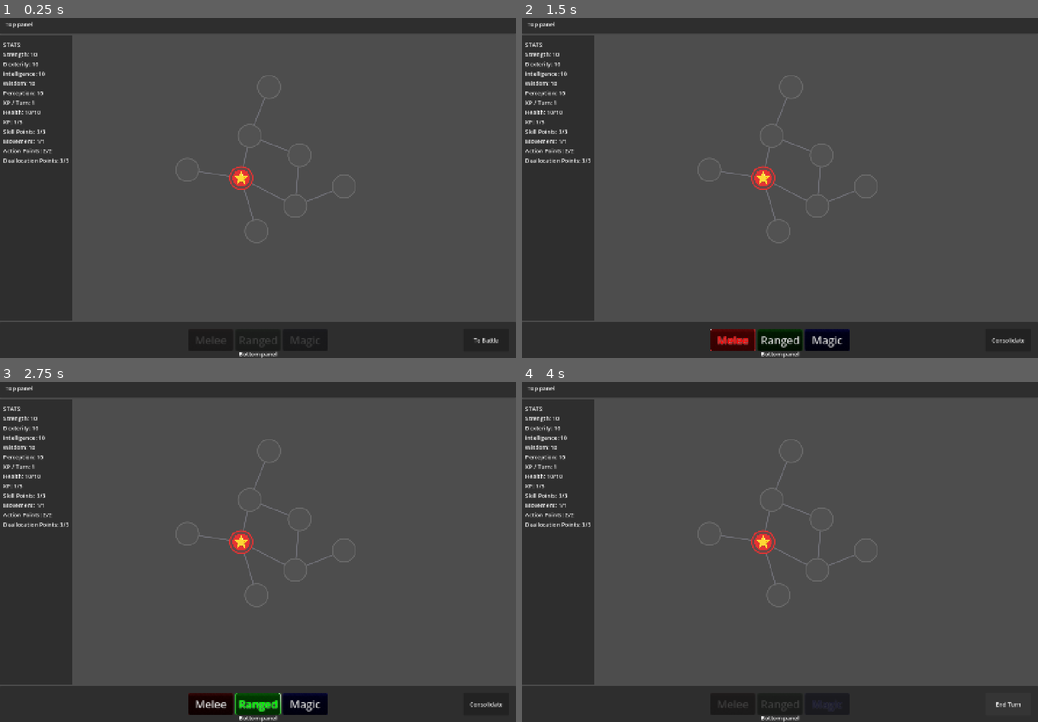
Above: before the commit, frames 1-4 (two rows, left to right).
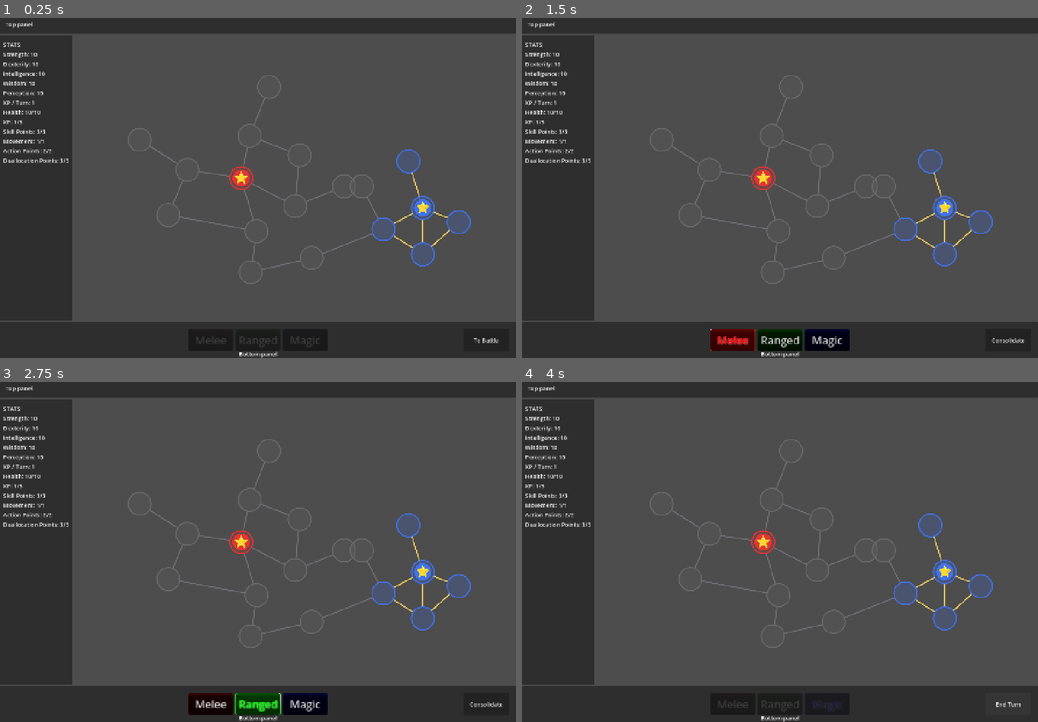
Above: after the commit, the same moments.

Repository: Koaieus/skill-tree-of-life
Game: Godot game, scene res://scenes/dev_sandbox.tscn
Same seed, same stepped clock (60 frames per second), same inputs: the game is played once before the commit and once after it.
Inputs:
- Up to frame 1 (0.25 s): no input
- Up to frame 2 (1.5 s): click "To Battle" at 0.5 s; click "Melee" at 1.25 s
- Up to frame 3 (2.75 s): click "Ranged" at 2 s
- Up to frame 4 (4 s): click "Magic" at 2.75 s; click "Consolidate" at 3.5 s

The runs differ from the first frame. In frame 1, 1.8% of the frame differs, in the area x 24-92%, y 32-79%; in frame 2, 1.8%; in frame 3, 1.8%; in frame 4, 1.8%.

Commit message:
chore(sandbox): expand dev playground with enemy territory
Adds a Blue Enemy entity (no stat board — sits as a target) owning a
5-node cluster (Enemy_Core + N/E/S/W), plus a bridge zone of unallocated
nodes (Bridge_E, Bridge_S) connecting it to the player's frontier via
Right_Out and Down_Out. Three more unallocated outliers (Left_Out, SW,
Down_Out) round out the player-side territory for allocation testing.

Geometry stays within the 1440x960 viewport.

Diff:
--- a/scenes/dev_sandbox.tscn
+++ b/scenes/dev_sandbox.tscn
@@ -296,6 +296,11 @@
 stat_board = SubResource("Resource_umwfs")
 core_location = NodePath("../../Nodes/Core")
 
+[node name="Enemy" parent="Graph/Entities" unique_id=8800001 node_paths=PackedStringArray("core_location") instance=ExtResource("10_entity")]
+display_name = "Blue Enemy"
+color = Color(0.25, 0.45, 0.95, 1)
+core_location = NodePath("../../Nodes/Enemy_Core")
+
 [node name="Edges" type="Node2D" parent="Graph" unique_id=97374127]
 
 [node name="Edge_Core_Up" type="Node2D" parent="Graph/Edges" unique_id=709243764 node_paths=PackedStringArray("from", "to")]
@@ -337,6 +342,76 @@
 script = ExtResource("4_edge")
 from = NodePath("../../Nodes/Right")
 to = NodePath("../../Nodes/Right_Out")
+
+[node name="Edge_Down_DownOut" type="Node2D" parent="Graph/Edges" unique_id=8800101 node_paths=PackedStringArray("from", "to")]
+script = ExtResource("4_edge")
+from = NodePath("../../Nodes/Down")
+to = NodePath("../../Nodes/Down_Out")
+
+[node name="Edge_Left_LeftOut" type="Node2D" parent="Graph/Edges" unique_id=8800102 node_paths=PackedStringArray("from", "to")]
+script = ExtResource("4_edge")
+from = NodePath("../../Nodes/Left")
+to = NodePath("../../Nodes/Left_Out")
+
+[node name="Edge_Left_SW" type="Node2D" parent="Graph/Edges" unique_id=8800103 node_paths=PackedStringArray("from", "to")]
+script = ExtResource("4_edge")
+from = NodePath("../../Nodes/Left")
+to = NodePath("../../Nodes/SW")
+
+[node name="Edge_Down_SW" type="Node2D" parent="Graph/Edges" unique_id=8800104 node_paths=PackedStringArray("from", "to")]
+script = ExtResource("4_edge")
+from = NodePath("../../Nodes/Down")
+to = NodePath("../../Nodes/SW")
+
+[node name="Edge_RightOut_BridgeE" type="Node2D" parent="Graph/Edges" unique_id=8800105 node_paths=PackedStringArray("from", "to")]
+script = ExtResource("4_edge")
+from = NodePath("../../Nodes/Right_Out")
+to = NodePath("../../Nodes/Bridge_E")
+
+[node name="Edge_DownOut_BridgeS" type="Node2D" parent="Graph/Edges" unique_id=8800106 node_paths=PackedStringArray("from", "to")]
+script = ExtResource("4_edge")
+from = NodePath("../../Nodes/Down_Out")
+to = NodePath("../../Nodes/Bridge_S")
+
+[node name="Edge_BridgeE_EnemyW" type="Node2D" parent="Graph/Edges" unique_id=8800107 node_paths=PackedStringArray("from", "to")]
+script = ExtResource("4_edge")
+from = NodePath("../../Nodes/Bridge_E")
+to = NodePath("../../Nodes/Enemy_W")
+
+[node name="Edge_BridgeS_EnemyW" type="Node2D" parent="Graph/Edges" unique_id=8800108 node_paths=PackedStringArray("from", "to")]
+script = ExtResource("4_edge")
+from = NodePath("../../Nodes/Bridge_S")
+to = NodePath("../../Nodes/Enemy_W")
+
+[node name="Edge_EnemyCore_EnemyN" type="Node2D" parent="Graph/Edges" unique_id=8800109 node_paths=PackedStringArray("from", "to")]
+script = ExtResource("4_edge")
+from = NodePath("../../Nodes/Enemy_Core")
+to = NodePath("../../Nodes/Enemy_N")
+
+[node name="Edge_EnemyCore_EnemyE" type="Node2D" parent="Graph/Edges" unique_id=8800110 node_paths=PackedStringArray("from", "to")]
+script = ExtResource("4_edge")
+from = NodePath("../../Nodes/Enemy_Core")
+to = NodePath("../../Nodes/Enemy_E")
+
+[node name="Edge_EnemyCore_EnemyS" type="Node2D" parent="Graph/Edges" unique_id=8800111 node_paths=PackedStringArray("from", "to")]
+script = ExtResource("4_edge")
+from = NodePath("../../Nodes/Enemy_Core")
+to = NodePath("../../Nodes/Enemy_S")
+
+[node name="Edge_EnemyCore_EnemyW" type="Node2D" parent="Graph/Edges" unique_id=8800112 node_paths=PackedStringArray("from", "to")]
+script = ExtResource("4_edge")
+from = NodePath("../../Nodes/Enemy_Core")
+to = NodePath("../../Nodes/Enemy_W")
+
+[node name="Edge_EnemyS_EnemyE" type="Node2D" parent="Graph/Edges" unique_id=8800113 node_paths=PackedStringArray("from", "to")]
+script = ExtResource("4_edge")
+from = NodePath("../../Nodes/Enemy_S")
+to = NodePath("../../Nodes/Enemy_E")
+
+[node name="Edge_EnemyS_EnemyW" type="Node2D" parent="Graph/Edges" unique_id=8800114 node_paths=PackedStringArray("from", "to")]
+script = ExtResource("4_edge")
+from = NodePath("../../Nodes/Enemy_S")
+to = NodePath("../../Nodes/Enemy_W")
 
 [node name="Nodes" type="Node2D" parent="Graph" unique_id=1697871484]
 
@@ -372,6 +447,46 @@
 position = Vector2(960, 480)
 modifiers = Array[ExtResource("2_mod")]([SubResource("mod_str_1"), SubResource("mod_xp_2")])
 
+[node name="Down_Out" parent="Graph/Nodes" unique_id=8800201 instance=ExtResource("9_skill")]
+position = Vector2(700, 720)
+modifiers = Array[ExtResource("2_mod")]([SubResource("mod_xp_2")])
+
+[node name="Left_Out" parent="Graph/Nodes" unique_id=8800202 instance=ExtResource("9_skill")]
+position = Vector2(390, 350)
+modifiers = Array[ExtResource("2_mod")]([SubResource("mod_per_2")])
+
+[node name="SW" parent="Graph/Nodes" unique_id=8800203 instance=ExtResource("9_skill")]
+position = Vector2(470, 560)
+modifiers = Array[ExtResource("2_mod")]([SubResource("mod_int_2")])
+
+[node name="Bridge_E" parent="Graph/Nodes" unique_id=8800204 instance=ExtResource("9_skill")]
+position = Vector2(1010, 480)
+modifiers = Array[ExtResource("2_mod")]([SubResource("mod_dex_1")])
+
+[node name="Bridge_S" parent="Graph/Nodes" unique_id=8800205 instance=ExtResource("9_skill")]
+position = Vector2(870, 680)
+modifiers = Array[ExtResource("2_mod")]([SubResource("mod_hp_5")])
+
+[node name="Enemy_Core" parent="Graph/Nodes" unique_id=8800206 node_paths=PackedStringArray("owned_by") instance=ExtResource("9_skill")]
+position = Vector2(1180, 540)
+owned_by = NodePath("../../Entities/Enemy")
+
+[node name="Enemy_N" parent="Graph/Nodes" unique_id=8800207 node_paths=PackedStringArray("owned_by") instance=ExtResource("9_skill")]
+position = Vector2(1140, 410)
+owned_by = NodePath("../../Entities/Enemy")
+
+[node name="Enemy_E" parent="Graph/Nodes" unique_id=8800208 node_paths=PackedStringArray("owned_by") instance=ExtResource("9_skill")]
+position = Vector2(1280, 580)
+owned_by = NodePath("../../Entities/Enemy")
+
+[node name="Enemy_S" parent="Graph/Nodes" unique_id=8800209 node_paths=PackedStringArray("owned_by") instance=ExtResource("9_skill")]
+position = Vector2(1180, 670)
+owned_by = NodePath("../../Entities/Enemy")
+
+[node name="Enemy_W" parent="Graph/Nodes" unique_id=8800210 node_paths=PackedStringArray("owned_by") instance=ExtResource("9_skill")]
+position = Vector2(1070, 600)
+owned_by = NodePath("../../Entities/Enemy")
+
 [node name="UI" type="CanvasLayer" parent="." unique_id=1065711835]
 
 [node name="UIRoot" parent="UI" unique_id=1221477821 instance=ExtResource("11_ui")]
